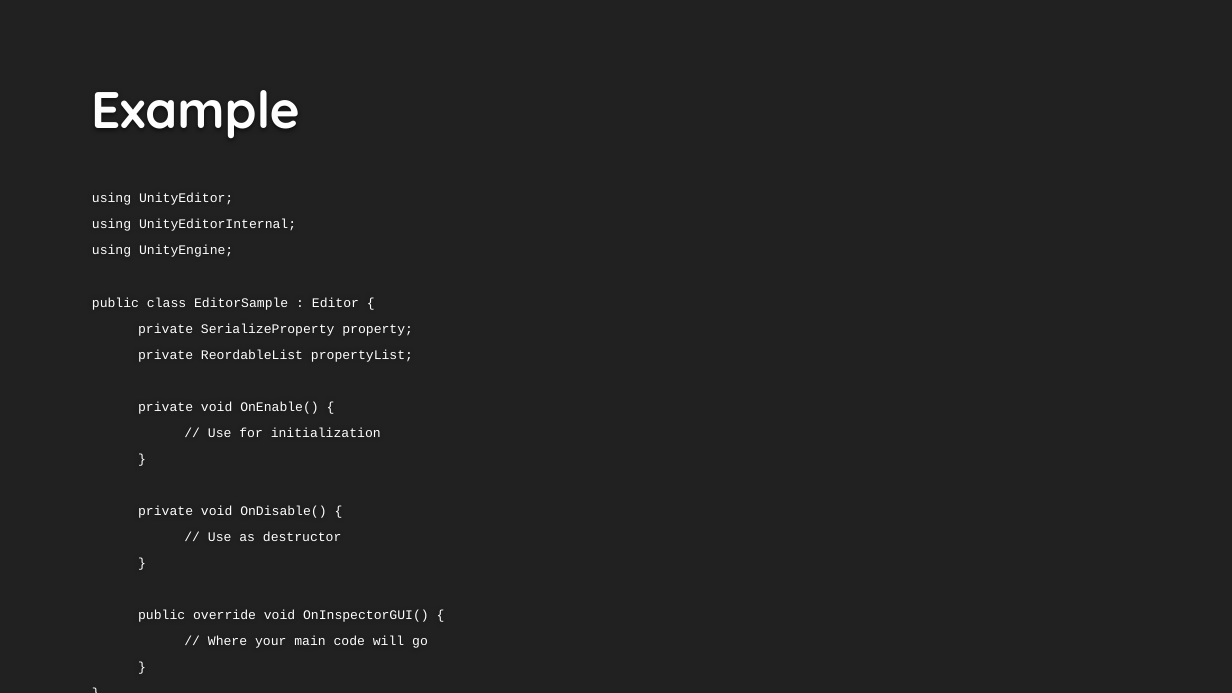
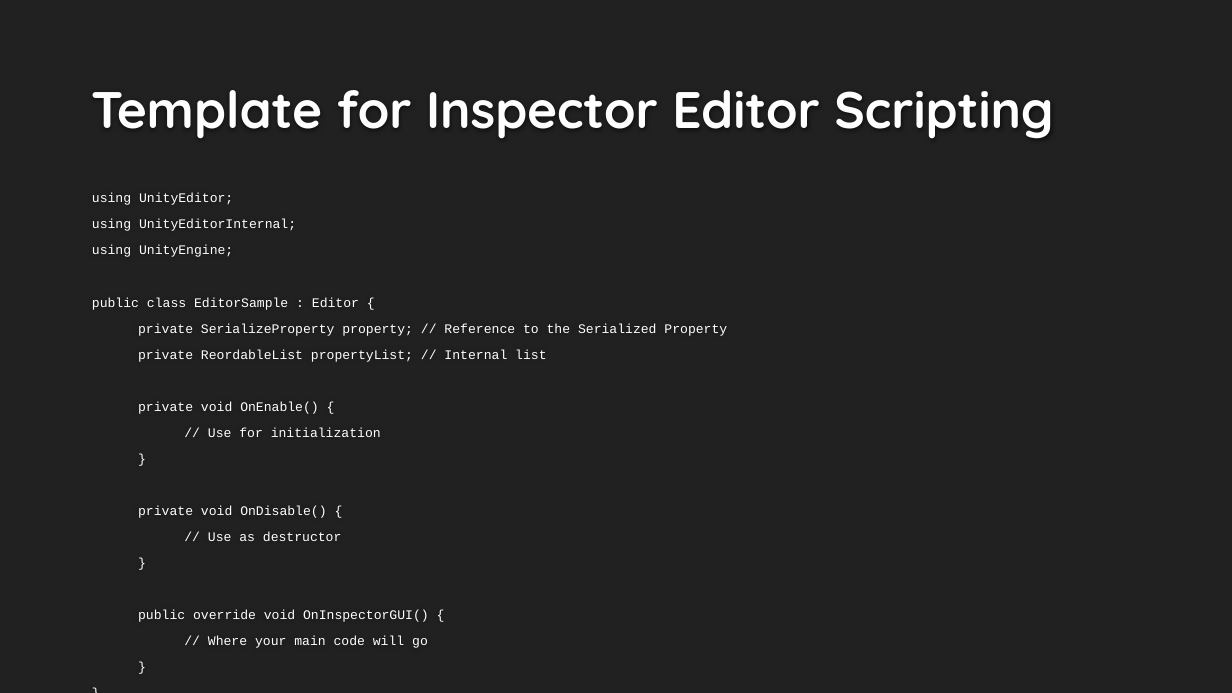
Before and after one commit to psuong/editor-scripting-class, a slide deck: slide 12 of Editor Scripting in Unity.pptx (slide 9 before the commit). Drawn at 1232x693 pixels with LibreOffice and Linux fonts; fonts in the diff are those of the drawing; background and template pictures are left out. Boxes give left, top, right and bottom in pixels: in the first picture for what was removed or moved away, otherwise in the second. Text is boxed around its words. In the diff, an @@ line names an element or a change of style, - is before the commit and + after.

Commit message:
Updates the ppt and adds an element height into the reordableList.

```diff
--- a/Editor Scripting in Unity.pptx
+++ b/Editor Scripting in Unity.pptx
@@ title at [91, 90, 1053, 139]: text changed @@
-Example
+Template for Inspector Editor Scripting
@@ text at [138, 323, 727, 362]: text changed @@
-private SerializeProperty property;
-private ReordableList propertyList;
+private SerializeProperty property; // Reference to the Serialized Property
+private ReordableList propertyList; // Internal list
```
Also in this commit, not shown: 6 other slides changed, 4 slides added, 5 other files.
